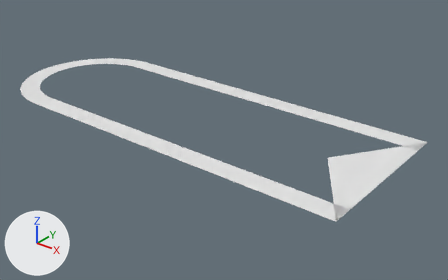
A saved change to the OBJ model Assets/Models/AnswerHighlightLong.obj.
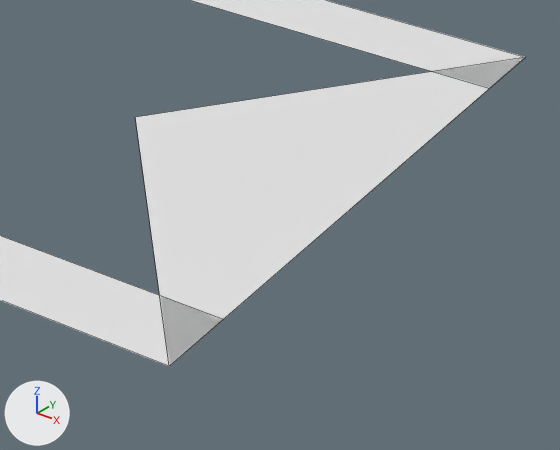
Each version is shown whole from a camera (50 mm lens) standing at (0.253, -0.205, 0.119) and looking at (0.083, 0.007, -0.013), then close up on the part from 65% to 97% of the width and 46% to 87% of the height. Every picture has the same lights, and +X, +Y and +Z are marked at lower left. The close-ups show mesh edges as thin lines. Where no turn or scale is listed for an object, it has been applied to the vertices.

The first close-up shows 'AnswerHighlightLong'.
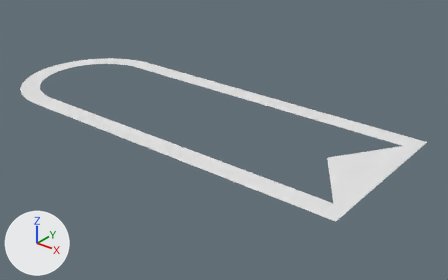
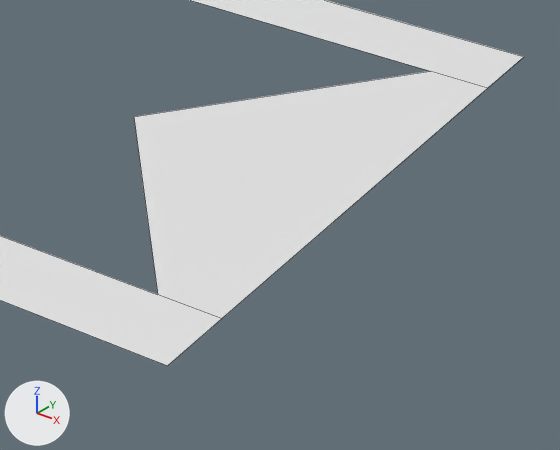
Commit message: Remove overlaps in highlight meshes

What changed in the scene script:
```text
Change me_answerhighlightlong:
    where me_answerhighlightlong.from_pydata(...)  # 83 vertices, 39 faces; spans x -0.04..0.17, y -0.04..0.04, z 0.0
    used by ob_answerhighlightlong; location = (0.0, 0.0, 0.0)
    verts and faces of me_answerhighlightlong; kept vertices keep their numbers, new ones are numbered from 83
    before: 0 (0.0, -0.03, 0.0), 1 (0.0, -0.04, 0.0), 72 (0.0, 0.04, 0.0), 73 (0.0, 0.03, 0.0), 74 (0.0, 0.04, 0.0)
    before: 75 (0.17, 0.04, 0.0) at pixel (525, 57), 76 (0.17, 0.03, 0.0) at pixel (489, 88), 77 (0.0, 0.03, 0.0), 78 (0.0, -0.03, 0.0), 79 (0.17, -0.03, 0.0) at pixel (223, 319)
    before: 80 (0.17, -0.04, 0.0) at pixel (169, 366), 81 (0.0, -0.04, 0.0), 82 (0.143, 0.0, 0.0) at pixel (135, 117)
    me_answerhighlightlong part 1
    add delete_vertices([74, 77, 78, 81])  # with the faces that use them
    add delete_faces([(75, 80, 82)])
    add verts[83] = (0.163, 0.03, 0.0)  # pixel (430, 71)
    add verts[84] = (0.163, -0.03, 0.0)  # pixel (157, 294)
    add faces += [(72, 75, 76, 83, 73), (0, 84, 79, 80, 1), (76, 79, 84, 82, 83)]
```

Changed parts and their boxes (x1, y1, x2, y2) in the close-ups (560 x 450 px):
'AnswerHighlightLong', reshaped
    before: (0, 0, 525, 367)
    after: (0, 0, 524, 366)
